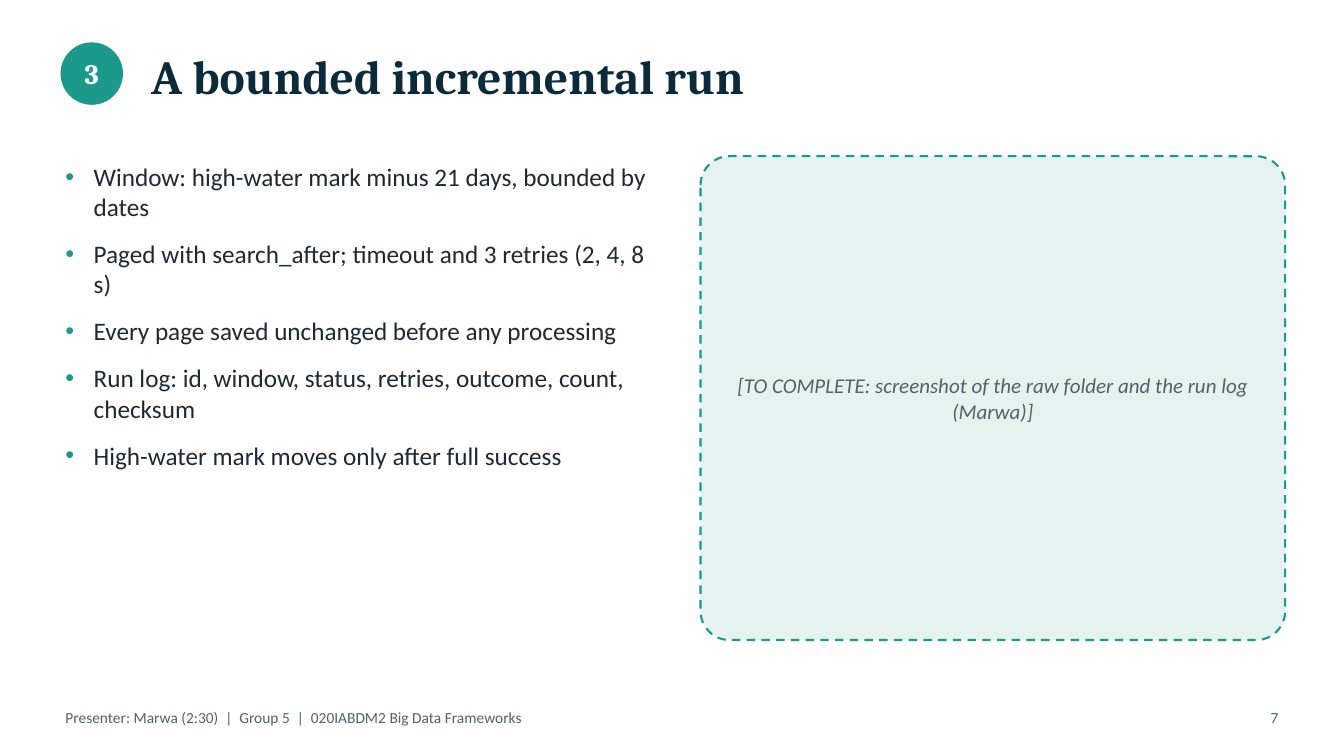
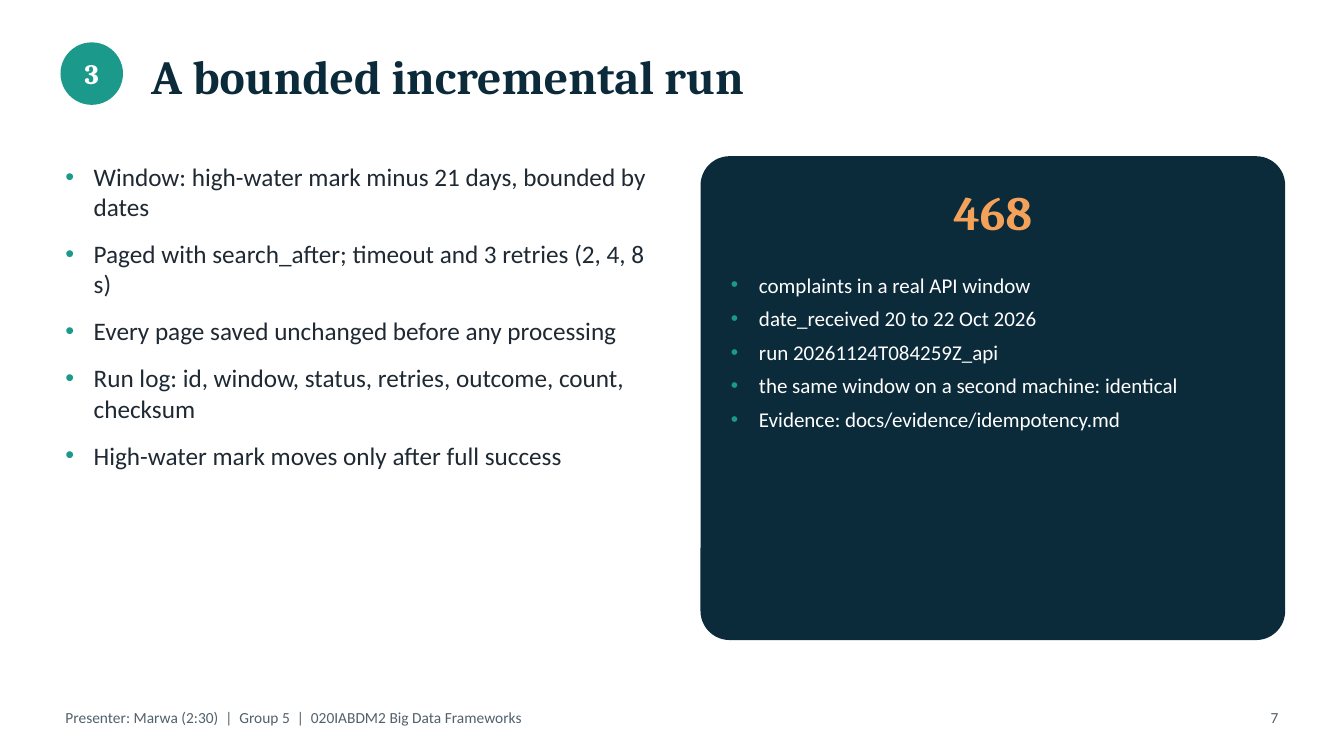
Before and after one commit to Joseph-Nasr-USJ/cfpb-money-transfers-platform, a slide deck: slide 7 of docs/presentation/slides_draft.pptx. Drawn at 1344x756 pixels with LibreOffice and Linux fonts; fonts in the diff are those of the drawing. Boxes give left, top, right and bottom in pixels: in the first picture for what was removed or moved away, otherwise in the second. Text is boxed around its words. In the diff, an @@ line names an element or a change of style, - is before the commit and + after.

```diff
--- a/docs/presentation/slides_draft.pptx
+++ b/docs/presentation/slides_draft.pptx
@@ rounded rectangle at <box>701,156,1286,640</box>: fill #E4F2F0 to #0B2A3A; outline #1B998B 1.5 pt dashed to none @@
@@ text added at <box>954,197,1032,231</box>, 34 pt, text #F4A259, bold @@
+468
@@ text added at <box>759,278,1177,431</box>, 15 pt, text #FFFFFF @@
+• complaints in a real API window
+• date_received 20 to 22 Oct 2026
+• run 20261124T084259Z_api
+• the same window on a second machine: identical
+• Evidence: docs/evidence/idempotency.md
@@ text removed at <box>737,378,1247,422</box> @@
-[TO COMPLETE: screenshot of the raw folder and the run log (Marwa)]
```
Also in this commit, not shown: 1 other slide changed, 4 other files.
